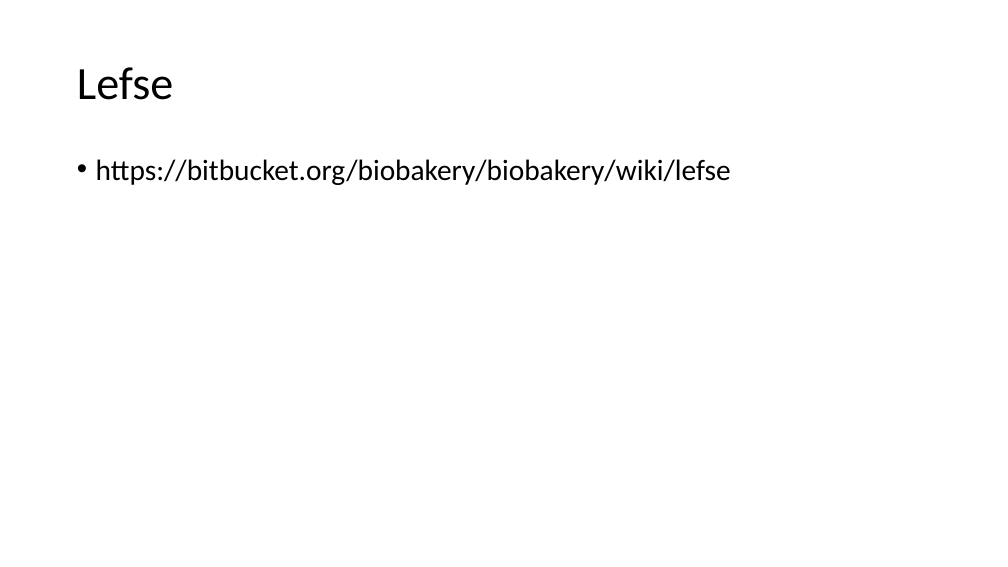
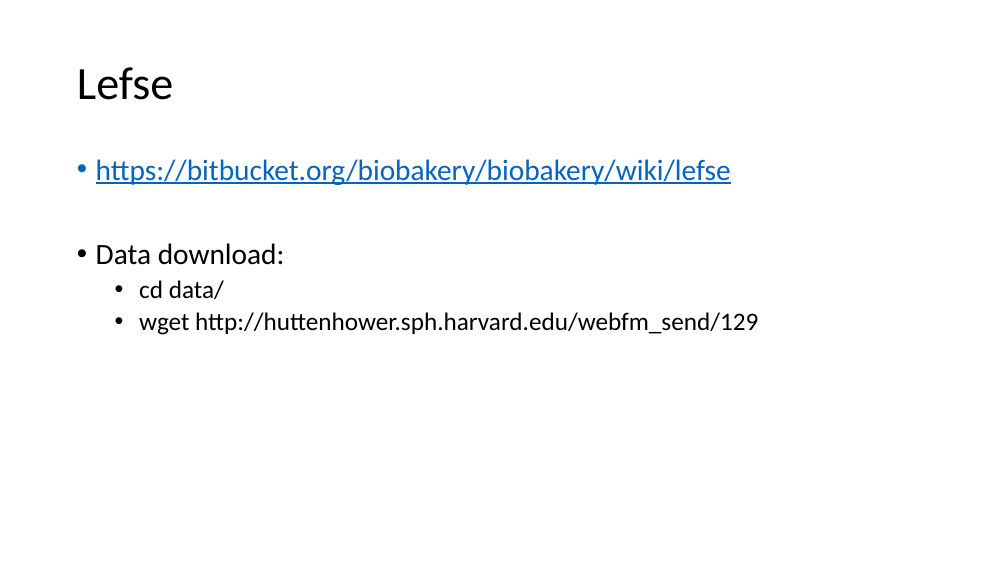
Before and after one commit to bioinfoacademy/FAES_metagenomics, a slide deck: slide 42 of 2017_metagenomics.pptx. Drawn at 1008x567 pixels with LibreOffice and Linux fonts; fonts in the diff are those of the drawing. Boxes give left, top, right and bottom in pixels: in the first picture for what was removed or moved away, otherwise in the second. Text is boxed around its words. In the diff, an @@ line names an element or a change of style, - is before the commit and + after.

```diff
--- a/2017_metagenomics.pptx
+++ b/2017_metagenomics.pptx
@@ text at (96, 159, 731, 185): text colour #000000 to #0563C1, underline on in "https://bitbucket.org/biobakery/biobakery/wiki/lefse" @@
@@ text at (96, 243, 758, 335): paragraphs added @@
+• Data download:
+  • cd data/
+  • wget http://huttenhower.sph.harvard.edu/webfm_send/129
```
Also in this commit, not shown: 2 other files.
